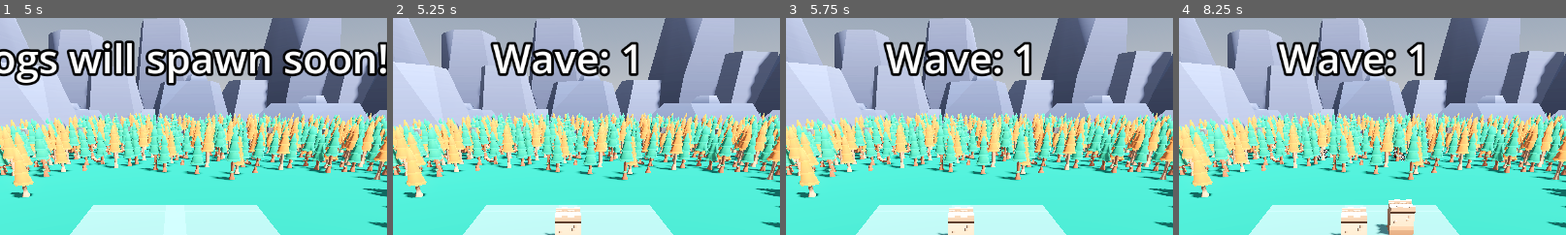
Above: before the commit, frames 1-4 (left to right).
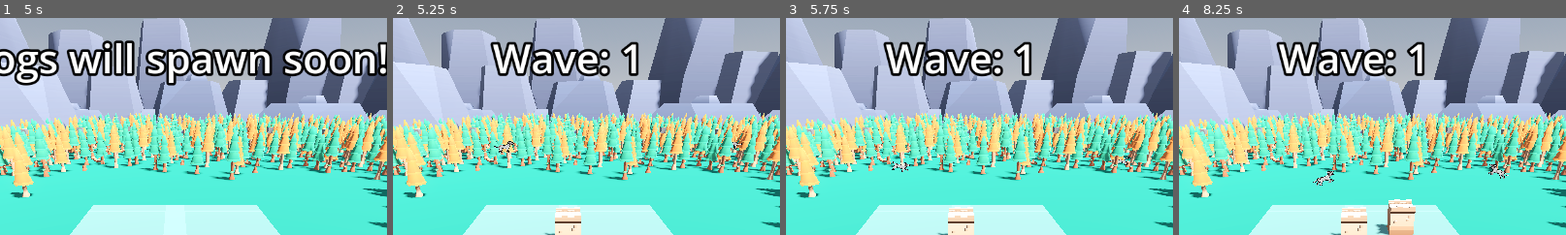
Above: after the commit, the same moments.

Repository: BattuKhann/CatDefense
Game: Godot game, scene res://Scenes/main_scene.tscn
Two runs of this game, one before a commit and one after it. Both use one fixed random seed, a clock stepped at 60 frames per second and the inputs below.
Inputs (mouse positions are % of the whole screen's width and height, from its top left):
- Up to frame 1 (5 s): click (50, 91) at 0.5 s; tap Enter (ui_accept) at 1.25, 1.52, 2, 2.75, 3.5, 4.25, 4.52 s; move the mouse to (72, 45) at 1.27 s; hold Right (ui_right) 1.28-2 s; click (72, 45) at 1.42 s; drag from (30, 55) to (45, 70) at 2.02 s; move the mouse to (60, 28) at 2.77 s; hold Right (ui_right) 2.78-3.5 s; drag from (45, 70) to (20, 35) at 3.52 s; move the mouse to (80, 65) at 4.27 s; hold Left (ui_left) from 4.28 s (still down)
- Up to frame 2 (5.25 s): release Left (ui_left) at 5 s; tap Enter (ui_accept) at 5 s; drag from (20, 35) to (35, 25) at 5.02 s
- Up to frame 3 (5.75 s): no input
- Up to frame 4 (8.25 s): move the mouse to (55, 50) at 5.77 s; hold Down (ui_down) 5.78-6.5 s; click (55, 50) at 5.92 s; drag from (35, 25) to (30, 55) at 6.52 s; move the mouse to (72, 45) at 7.27 s; hold Up (ui_up) 7.28-8 s; tap Enter (ui_accept) at 7.52 s; drag from (30, 55) to (45, 70) at 8.02 s
The pictures show only the part of the screen within x 27-77%, y 0-50%; the shares and areas given below are measured in that part.

Frame 1 is identical in both runs. In frame 2, 0.2% of the frame differs, in the area x 26-91%, y 52-63%; in frame 3, 0.2%; in frame 4, 0.4%, in the area x 34-86%, y 60-78%.

Commit message:
minor edits to spawning and wall health

Diff:
--- a/Scripts/dog_spawner.gd
+++ b/Scripts/dog_spawner.gd
@@ -43,7 +43,7 @@
 
 func setStuff(obj: Node3D, spawn: Node3D):
 	obj.add_to_group("enemy")
-	obj.global_position = spawn.global_position
+	obj.global_position = spawn.global_position + Vector3(randi_range(-10,10), 0, randi_range(-10,10))
 	get_tree().root.add_child(obj)
 
 func spawnDogs():
--- a/Scripts/wall.gd
+++ b/Scripts/wall.gd
@@ -1,7 +1,7 @@
 extends Node3D
 class_name Wall
 
-@export var health = 400
+@export var health = 600
 
 func hurt(damage):
 	health -= damage
